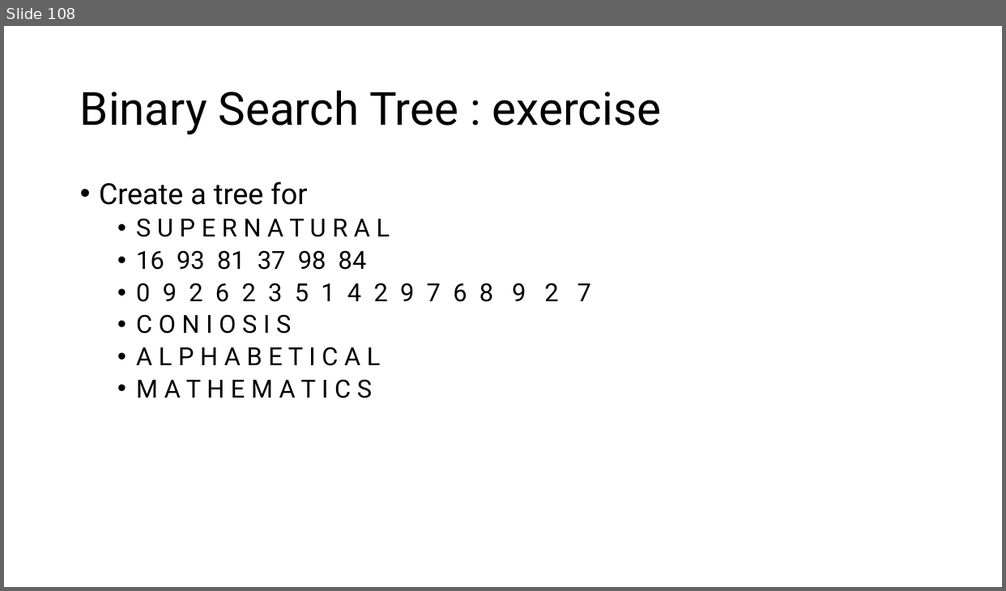
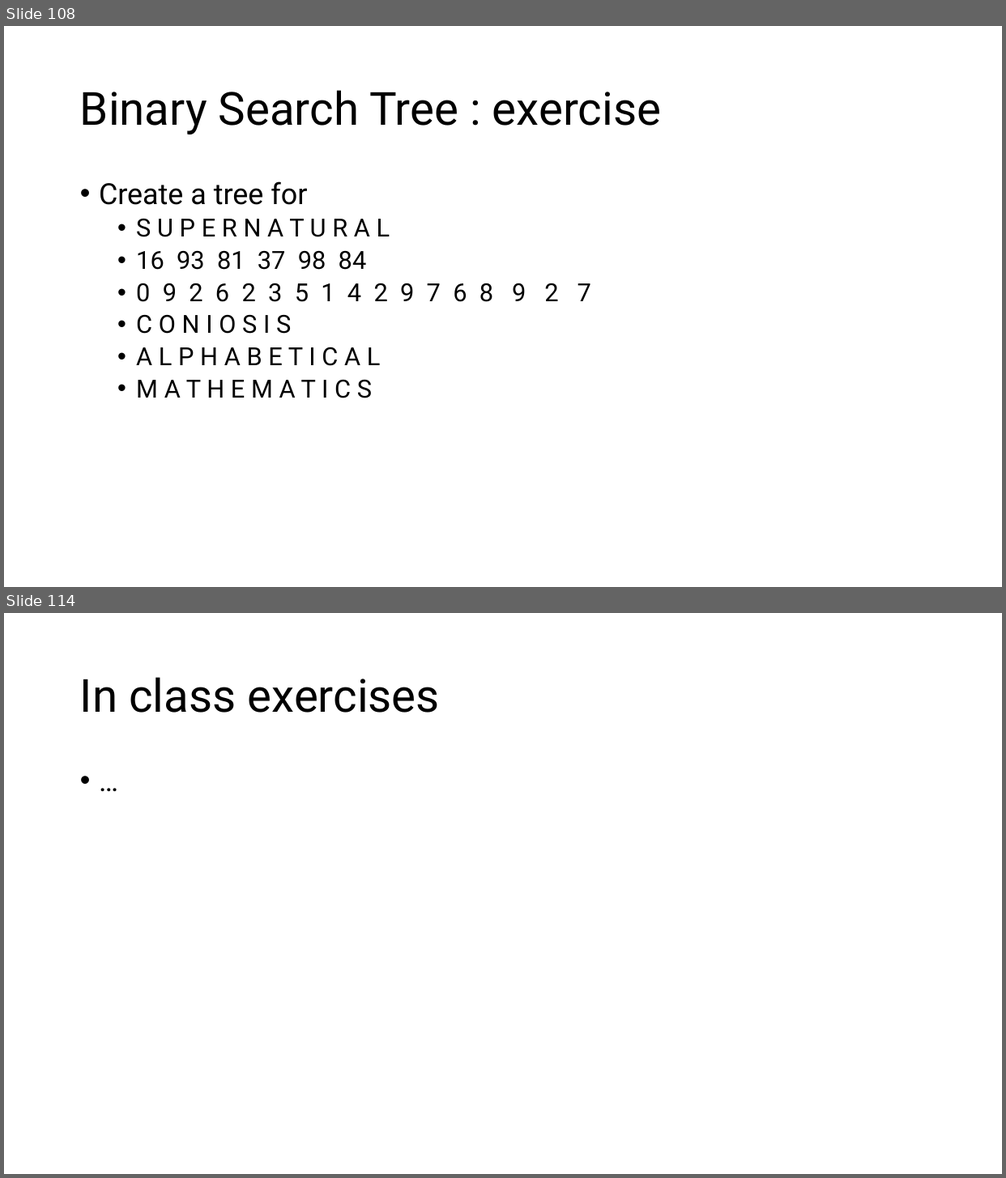
Before and after one commit to MoklaEducation/ems_winter_2025_acsl101, a slide deck: all/ExploringCSConceptsViaACSLCompetitions_all.pptx. Shown one above the other, each under a label of ours: slide 108 before the commit, slides 108 and 114 after it; the slides between them are not shown. The pictures are 1006x591 and 1006x1178 pixels, drawn with LibreOffice and Linux fonts; fonts in the diff are those of the drawing. Boxes give left, top, right and bottom in pixels: in the first picture for what was removed or moved away, otherwise in the second. Text is boxed around its words. In the diff, an @@ line names an element or a change of style, - is before the commit and + after.

```diff
--- a/all/ExploringCSConceptsViaACSLCompetitions_all.pptx
+++ b/all/ExploringCSConceptsViaACSLCompetitions_all.pptx
@@ slide 114 added at (4, 613, 1002, 1174), background #FFFFFF @@
@@ title added at (80, 677, 440, 713), 44 pt, text #000000 @@
+In class exercises
@@ text added at (73, 763, 934, 1119), 28 pt, text #000000 @@
+• …
```
Also in this commit, not shown: 5 other slides added, 2 other files.
